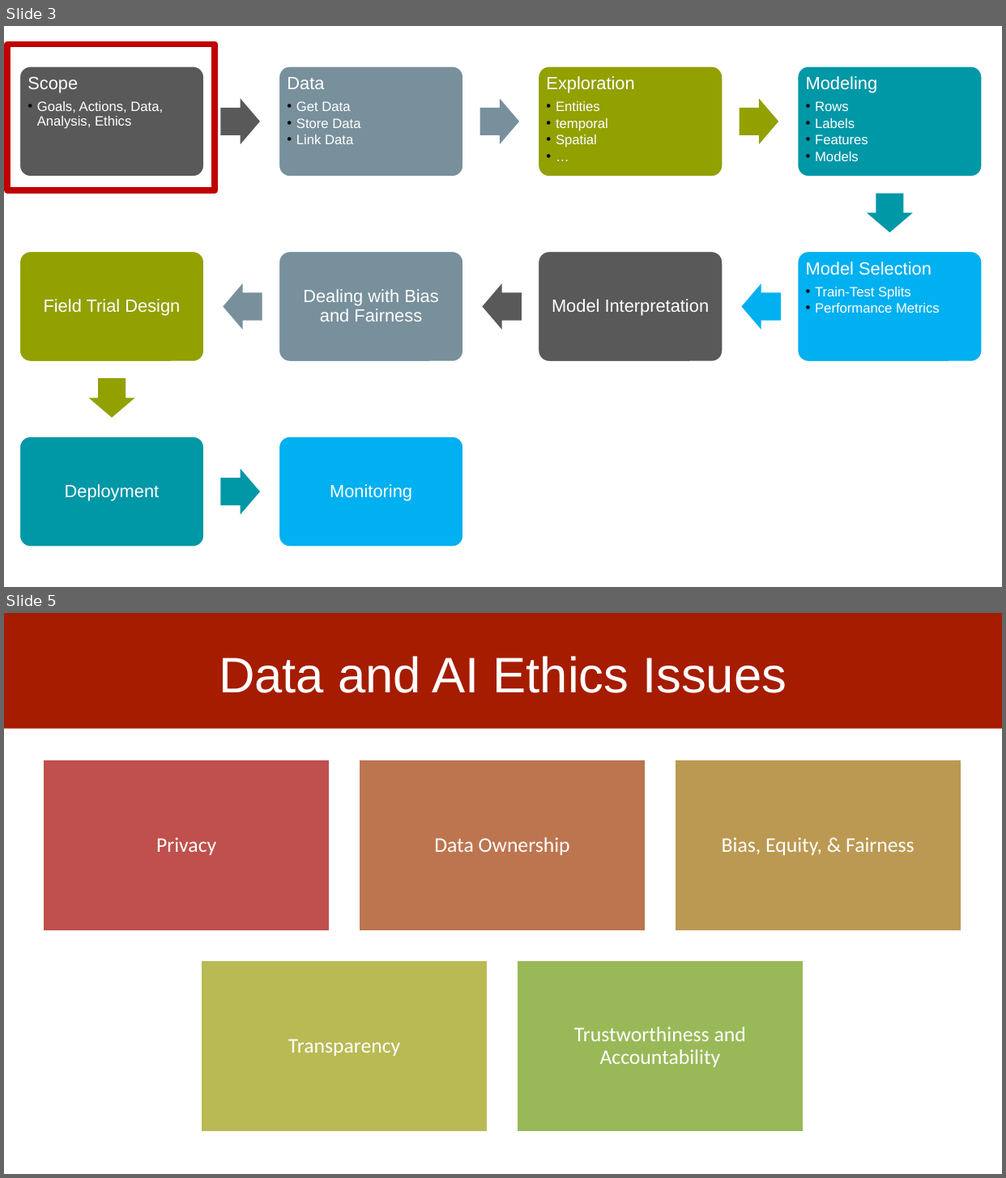
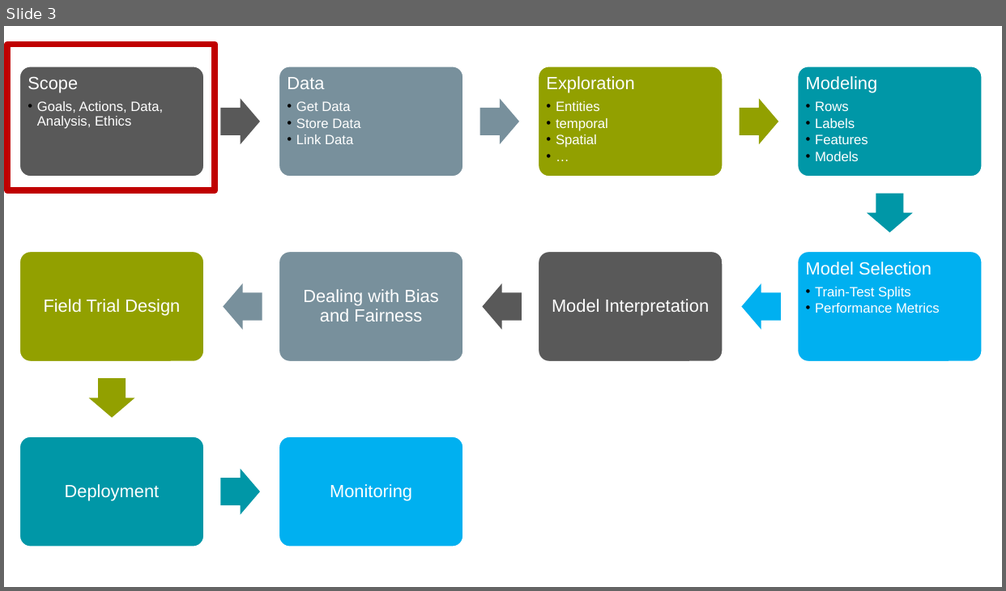
Before and after one commit to dssg/mlforpublicpolicylab, a slide deck: Lectures/03-casestudies.pptx. Shown one above the other, each under a label of ours: slides 3 and 5 before the commit, slide 3 after it; the slides between them are not shown. The pictures are 1006x1178 and 1006x591 pixels, drawn with LibreOffice and Linux fonts; fonts in the diff are those of the drawing. Boxes give left, top, right and bottom in pixels: in the first picture for what was removed or moved away, otherwise in the second. Text is boxed around its words. In the diff, an @@ line names an element or a change of style, - is before the commit and + after.

```diff
--- a/Lectures/03-casestudies.pptx
+++ b/Lectures/03-casestudies.pptx
@@ slide 5 removed at [4, 613, 1002, 1174], background #FFFFFF @@
@@ rectangle removed at [4, 613, 1002, 728] @@
@@ title removed at [219, 656, 786, 693] @@
-Data and AI Ethics Issues
@@ group removed at [43, 760, 962, 1132]: 5 rectangles, 5 texts @@
-Privacy
-Data Ownership
-Bias, Equity, & Fairness
-Transparency
-Trustworthiness and Accountability
```
Also in this commit, not shown: 1 slide changed, 5 other slides removed.
